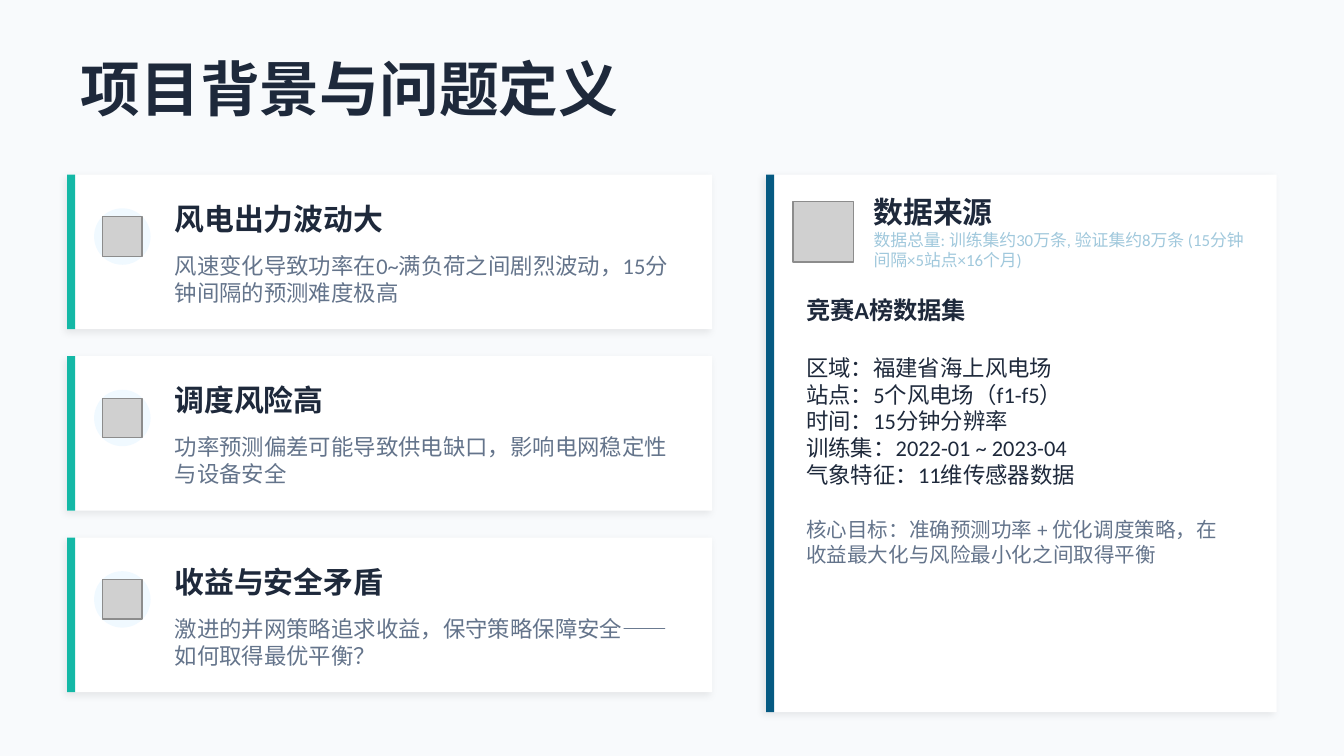
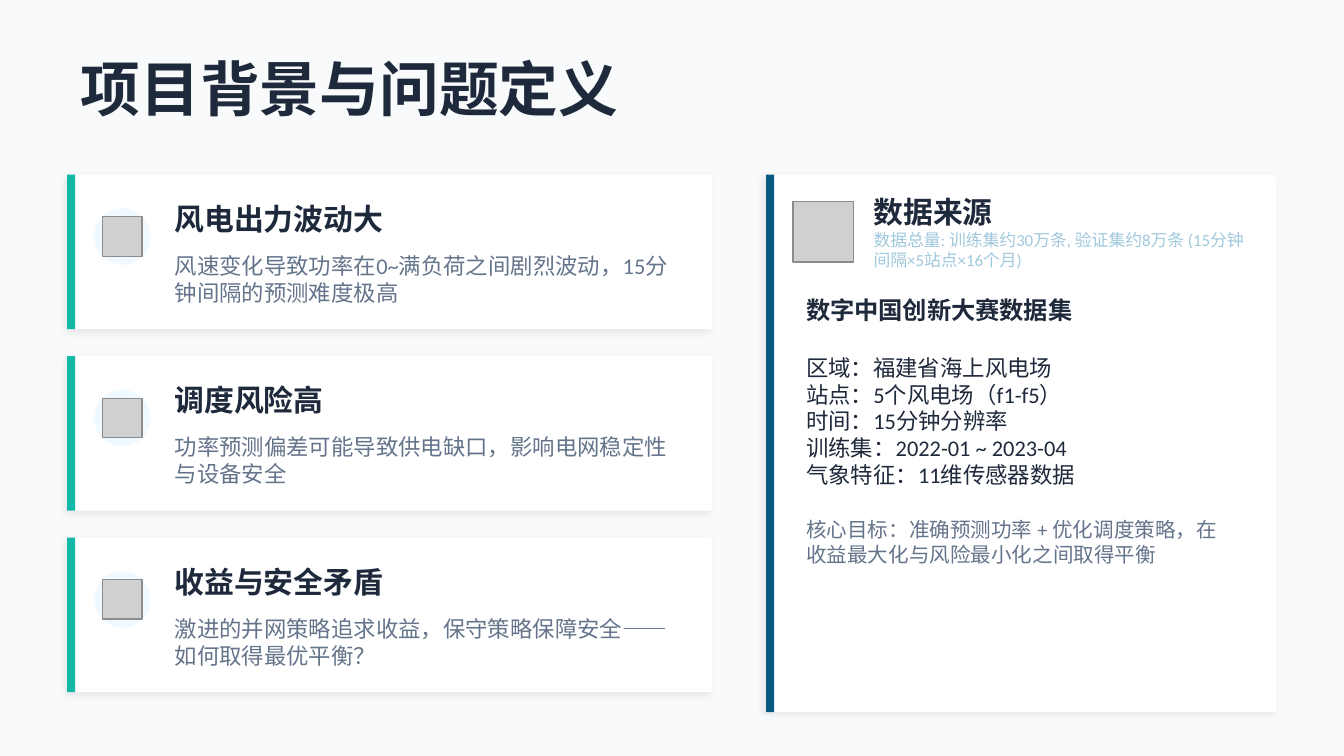
Before and after one commit to VegetableoVoBird/wind-power-forecasting-rl-dispatch, a slide deck: slide 3 of 海上风电多算法智能体系统_汇报 .pptx. Drawn at 1344x756 pixels with LibreOffice and Linux fonts; fonts in the diff are those of the drawing; grey boxes stand for pictures. Boxes give left, top, right and bottom in pixels: in the first picture for what was removed or moved away, otherwise in the second. Text is boxed around its words. In the diff, an @@ line names an element or a change of style, - is before the commit and + after.

```diff
--- a/海上风电多算法智能体系统_汇报 .pptx
+++ b/海上风电多算法智能体系统_汇报 .pptx
@@ text at (x1=806, y1=298, x2=1072, y2=321): text changed @@
-竞赛A榜数据集
+数字中国创新大赛数据集
```
Also in this commit, not shown: 2 other slides changed, 1 slide added, 6 other files.
